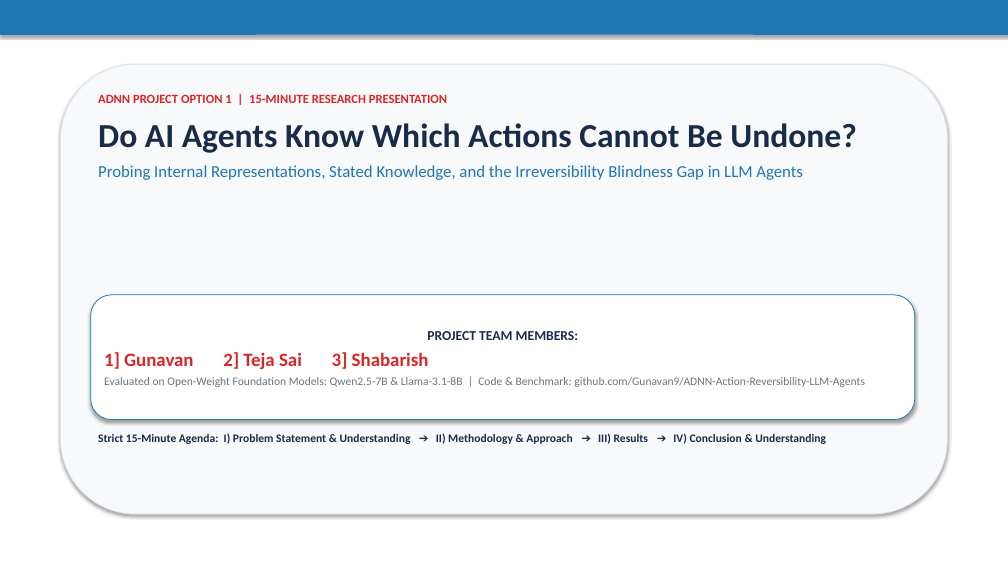
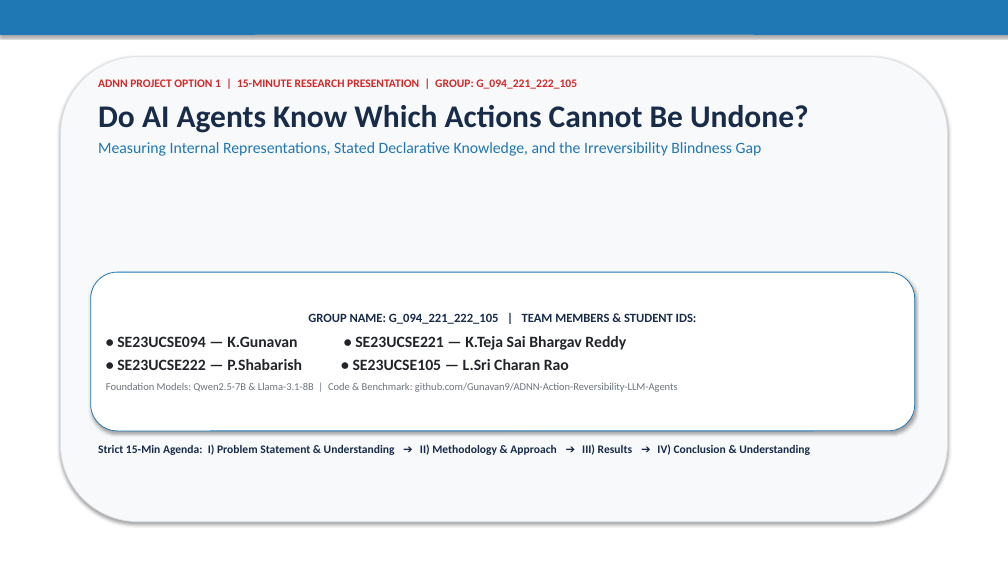
Before and after one commit to Gunavan9/ADNN-Action-Reversibility-LLM-Agents, a slide deck: slide 1 of ADNN_Project_Reversibility_Presentation.pptx. Drawn at 1008x567 pixels with LibreOffice and Linux fonts; fonts in the diff are those of the drawing. Boxes give left, top, right and bottom in pixels: in the first picture for what was removed or moved away, otherwise in the second. Text is boxed around its words. In the diff, an @@ line names an element or a change of style, - is before the commit and + after.

Commit message:
Update group name to G_094_221_222_105 and add full student IDs for K.Gunavan, K.Teja Sai Bhargav Reddy, P.Shabarish, L.Sri Charan Rao

```diff
--- a/ADNN_Project_Reversibility_Presentation.pptx
+++ b/ADNN_Project_Reversibility_Presentation.pptx
@@ rounded rectangle: place and size @@
-rounded rectangle at [60,64,948,514]
+rounded rectangle at [60,57,948,522]
@@ text "ADNN PROJECT OPTION 1 | ...": place and size @@
-text "ADNN PROJECT OPTION 1 | ..." at [98,94,857,180]
+text "ADNN PROJECT OPTION 1 | ..." at [98,79,809,156]
@@ text at [98,79,577,89]: text changed; size 12 to 11 pt @@
-ADNN PROJECT OPTION 1 | 15-MINUTE RESEARCH PRESENTATION
+ADNN PROJECT OPTION 1 | 15-MINUTE RESEARCH PRESENTATION | GROUP: G_094_221_222_105
@@ text at [98,105,809,133]: size 32 to 30 pt in "Do AI Agents Know Which Actions Cannot ..."; less space between paragraphs @@
@@ text at [98,142,762,156]: text changed; size 16 to 15 pt @@
-Probing Internal Representations, Stated Knowledge, and the Irreversibility Blindness Gap in LLM Agents
+Measuring Internal Representations, Stated Declarative Knowledge, and the Irreversibility Blindness Gap
@@ rounded rectangle "GROUP NAME: G_094_221_222_105 | TEAM ...": place and size @@
-rounded rectangle "GROUP NAME: G_094_221_222_105 | TEAM ..." at [91,295,915,420]
+rounded rectangle "GROUP NAME: G_094_221_222_105 | TEAM ..." at [91,272,915,431]
@@ text in rounded rectangle at [106,313,697,392]: text changed; size 11 to 10 pt; bold on @@
-PROJECT TEAM MEMBERS:
-1] Gunavan 2] Teja Sai 3] Shabarish
-Evaluated on Open-Weight Foundation Models: Qwen2.5-7B & Llama-3.1-8B | Code & Benchmark: github.com/Gunavan9/ADNN-Action-Reversibility-LLM-Agents
+GROUP NAME: G_094_221_222_105 | TEAM MEMBERS & STUDENT IDS:
+• SE23UCSE094 — K.Gunavan • SE23UCSE221 — K.Teja Sai Bhargav Reddy
+• SE23UCSE222 — P.Shabarish • SE23UCSE105 — L.Sri Charan Rao
+Foundation Models: Qwen2.5-7B & Llama-3.1-8B | Code & Benchmark: github.com/Gunavan9/ADNN-Action-Reversibility-LLM-Agents
@@ text at [98,444,810,455]: text changed @@
-Strict 15-Minute Agenda: I) Problem Statement & Understanding ➔ II) Methodology & Approach ➔ III) Results ➔ IV) Conclusion & Understanding
+Strict 15-Min Agenda: I) Problem Statement & Understanding ➔ II) Methodology & Approach ➔ III) Results ➔ IV) Conclusion & Understanding
```
Also in this commit, not shown: 1 other slide changed, 6 other files.
